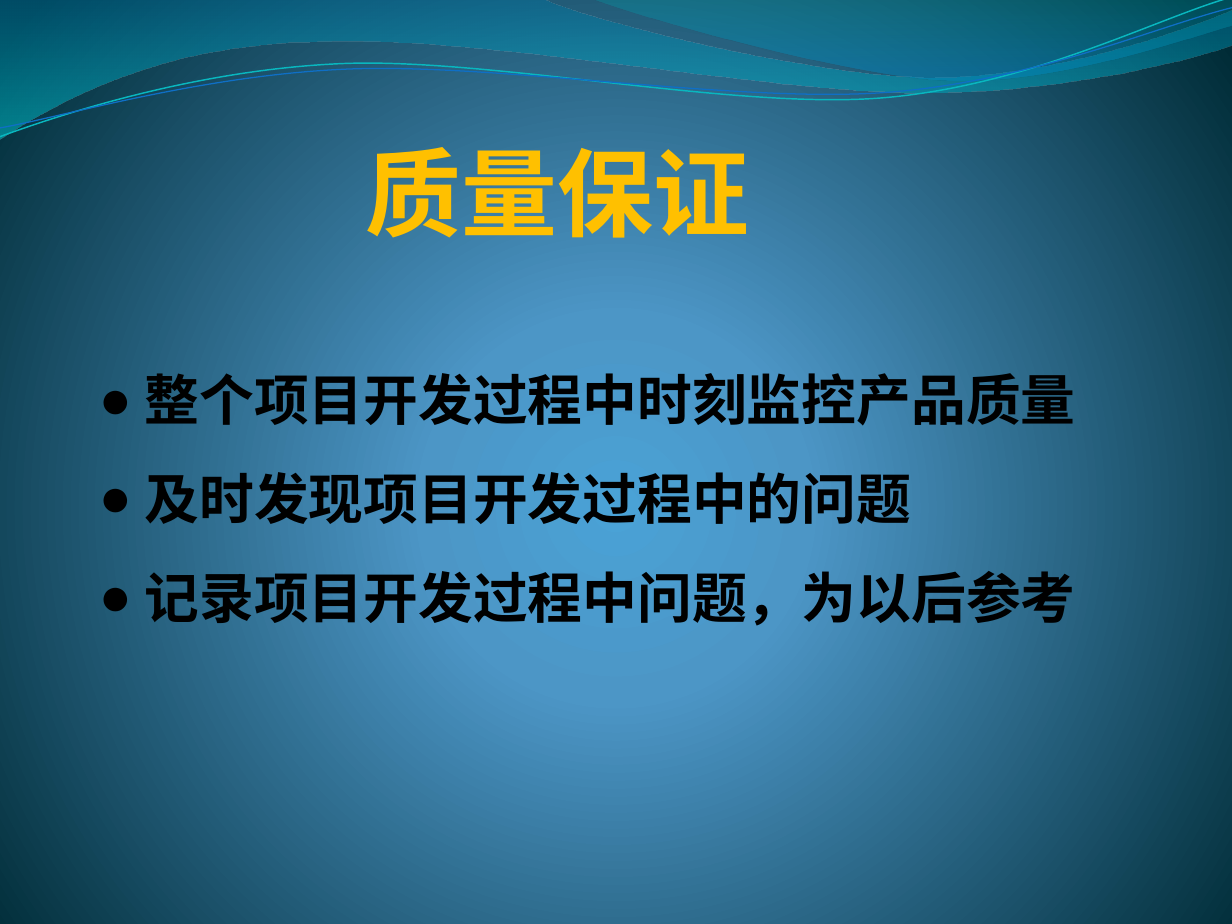
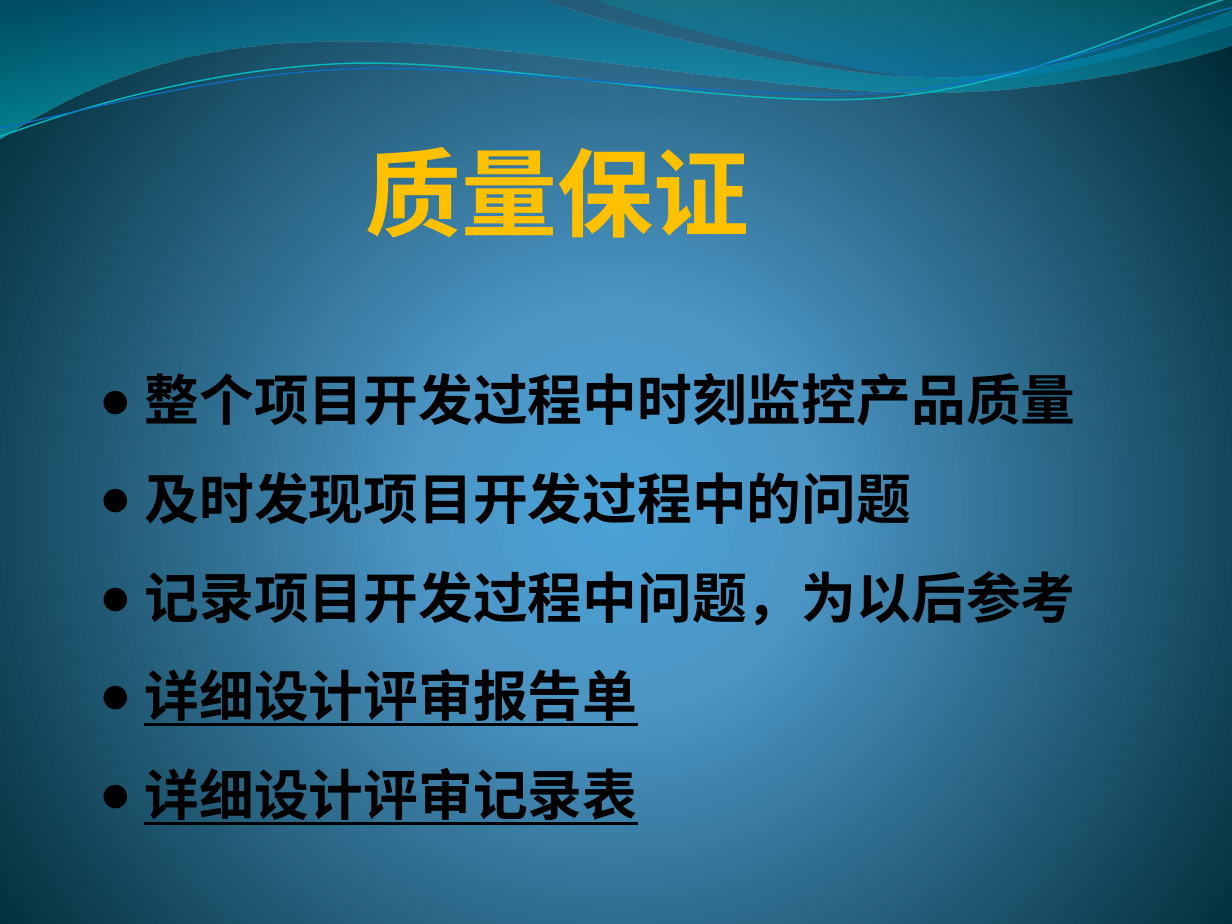
Before and after one commit to yaxing/sherry-forus, a slide deck: slide 14 of 项目相关文档/Sherry/项目监控/项目进展报告/项目答辩_2009-01-15_Forus.pptx. Drawn at 1232x924 pixels with LibreOffice and Linux fonts; fonts in the diff are those of the drawing. Boxes give left, top, right and bottom in pixels: in the first picture for what was removed or moved away, otherwise in the second. Text is boxed around its words. In the diff, an @@ line names an element or a change of style, - is before the commit and + after.

```diff
--- a/项目相关文档/Sherry/项目监控/项目进展报告/项目答辩_2009-01-15_Forus.pptx
+++ b/项目相关文档/Sherry/项目监控/项目进展报告/项目答辩_2009-01-15_Forus.pptx
@@ text at (144, 660, 637, 829): paragraphs added @@
+● 详细设计评审报告单
+● 详细设计评审记录表
```
